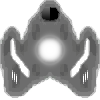
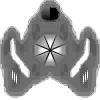
Revision of a layered (100, 100) image; what changed, layer by layer:
added layer "Ebene 6" above "Ebene 3" over <box>32,31,69,69</box>
